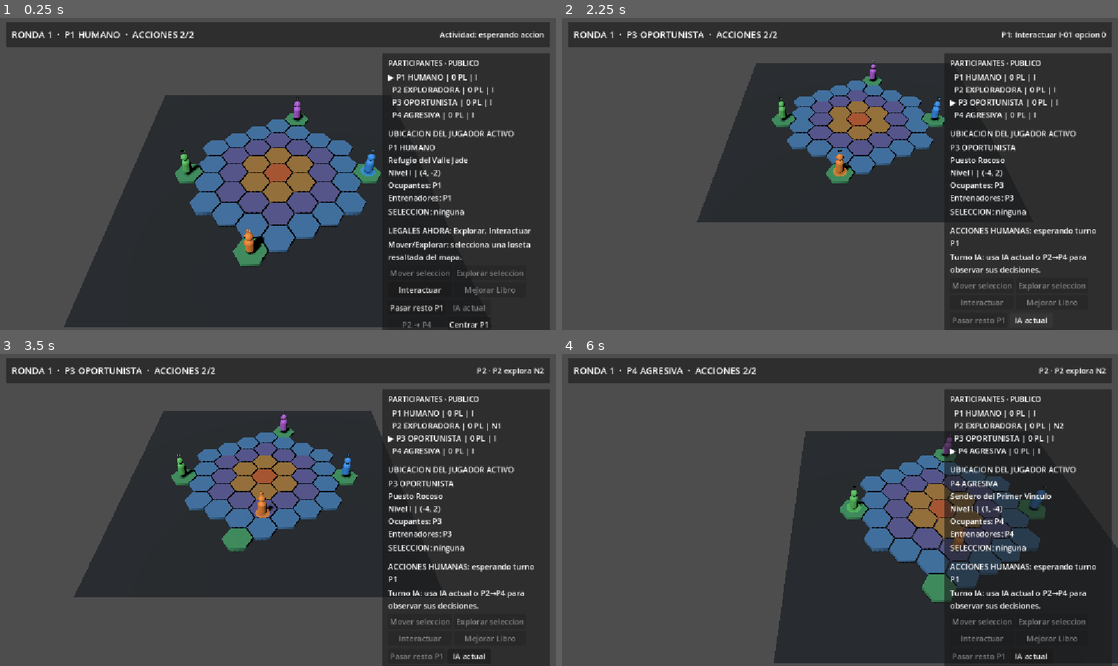
Above: before the commit, frames 1-4 (two rows, left to right).
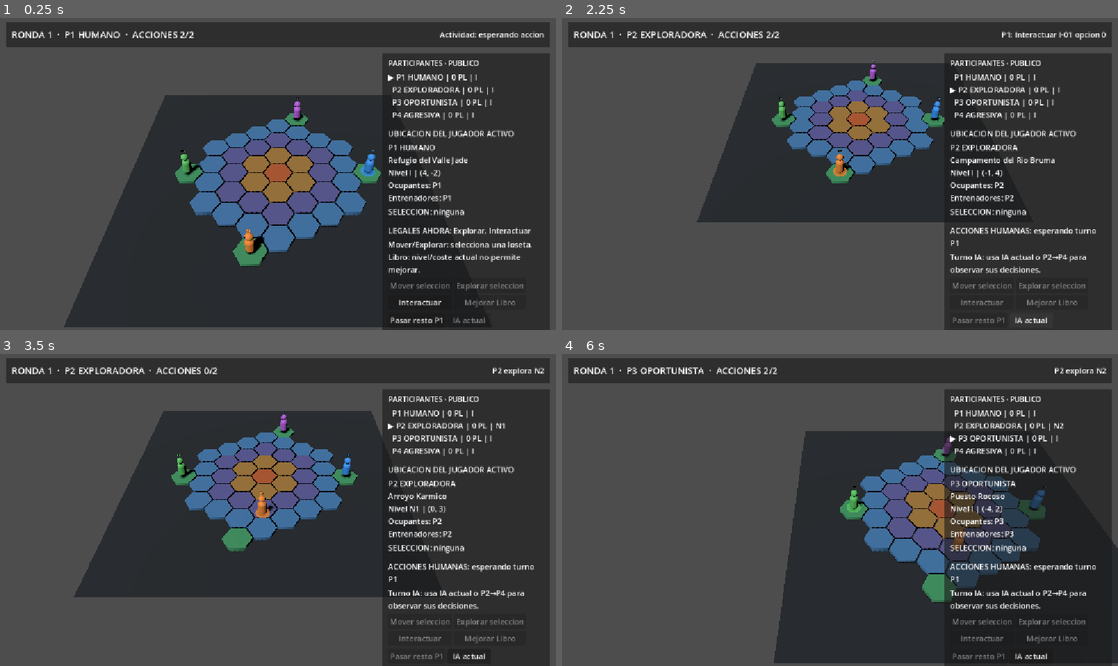
Above: after the commit, the same moments.

Repository: axenoban/Karmany-monsta
Game: Godot game, scene res://scenes/ui/phase_36_match_ux_prototype.tscn
The game is run twice, just before and just after one commit, with the same random seed, the same clock (stepped at 60 frames per second) and the same inputs. This scene is started directly instead of the project's main scene.
Inputs (mouse positions are in pixels of both pictures, inside the frame that each line leads up to):
- Up to frame 1 (0.25 s): no input
- Up to frame 2 (2.25 s): click "Interactuar" at 0.5 s; click "Pasar resto P1" at 1.25 s; click "IA actual" at 2 s
- Up to frame 3 (3.5 s): tap Enter at 2.75 s; move the mouse to (400, 494) at 2.77 s; hold D from 2.78 s (still down); tap M at 2.85 s; click (400, 494) at 2.92 s
- Up to frame 4 (6 s): release D at 3.5 s; drag from (728, 525) to (812, 572) at 3.52 s; move the mouse to (895, 441) at 4.27 s; hold D 4.28-5 s; tap F at 4.35 s; drag from (812, 572) to (673, 463) at 5.02 s; tap Space at 5.75 s; move the mouse to (1006, 556) at 5.77 s; hold A from 5.78 s (still down); tap H at 5.85 s

The runs differ from the first frame. In frame 1, 1.4% of the frame differs, in the area x 69-96%, y 73-100%; in frame 2, 1.4%; in frame 3, 1.5%, in the area x 12-98%, y 4-59%; in frame 4, 1.4%.

Commit message:
fix: keep phase 36 HUD synchronized with visual turn

Diff:
--- a/scripts/ui/phase_36_match_ux_bridge.gd
+++ b/scripts/ui/phase_36_match_ux_bridge.gd
@@ -1,6 +1,8 @@
 class_name KarmanyPhase36MatchUxBridge
 extends Node3D
 
+
+const INVALID_COORD: Vector2i = Vector2i(999, 999)
 
 @onready var phase_35: KarmanyPhase35FourPlayerVisualBridge = $Phase35FourPlayerVisualPrototype
 @onready var turn_label: Label = $Phase36Overlay/TopBar/TopMargin/TopRow/TurnLabel
@@ -21,10 +23,8 @@
 @onready var all_ai_button: Button = $Phase36Overlay/RightPanel/RightMargin/RightVBox/FlowButtons/AllAiButton
 @onready var center_button: Button = $Phase36Overlay/RightPanel/RightMargin/RightVBox/FlowButtons/CenterButton
 
-
 var setup_ok: bool = false
 var _latest_p3_diagnostic: Dictionary = {}
-var _last_action_reason: String = "Selecciona una loseta o una accion disponible."
 var _human_action_busy: bool = false
 
 
@@ -32,11 +32,9 @@
 	if phase_35 == null or not phase_35.setup_ok or phase_35.phase_34 == null:
 		push_error("FASE 36 ERROR: Fase 35 no esta disponible.")
 		return
-
 	var old_overlay := phase_35.get_node_or_null("Phase35Overlay") as CanvasLayer
 	if old_overlay != null:
 		old_overlay.visible = false
-
 	_connect_runtime_signals()
 	_connect_tile_selection()
 	_connect_controls()
@@ -54,7 +52,7 @@
 func get_selected_coord() -> Vector2i:
 	var phase_31 := _get_phase_31()
 	if phase_31 == null or phase_31.selected_tile == null:
-		return Vector2i(999, 999)
+		return INVALID_COORD
 	return phase_31.selected_tile.coord
 
 
@@ -62,7 +60,6 @@
 	var runtime := get_runtime()
 	if runtime == null or not runtime.board_state.has_coord(coord):
 		return "Sin ubicacion valida."
-
 	var level_name: String = KarmanyCanonicalMap41Layout.get_level_short_name(
 		runtime.get_public_level(coord)
 	)
@@ -72,14 +69,13 @@
 			occupants.append(_short_player_id(player.player_id))
 	var occupants_text: String = "ninguno" if occupants.is_empty() else ", ".join(occupants)
 
+	# F35 mantiene una compuerta visual separada de la revelacion logica.
+	# Se usa esa vista publica para no adelantar identidad durante un replay.
+	var presentation_text: String = phase_35.get_public_location_text_for_coord(coord)
 	var identity: String = "OCULTA"
-	var visually_public: bool = phase_35.get_public_location_text_for_coord(coord).find("OCULTA") < 0
-	if visually_public:
+	if not presentation_text.contains("OCULTA"):
 		var tile: KarmanyTileData = runtime.get_public_tile_data(coord)
-		if tile != null:
-			identity = tile.display_name
-		else:
-			identity = "Revelada"
+		identity = tile.display_name if tile != null else "Revelada"
 
 	var public_elements: PackedStringArray = PackedStringArray()
 	if runtime.board_state.has_beast(coord):
@@ -138,7 +134,8 @@
 	var phase_31 := _get_phase_31()
 	if phase_31 == null:
 		return
-	for coord in phase_31.get_level_map().keys():
+	for coord_value in phase_31.get_level_map().keys():
+		var coord: Vector2i = coord_value
 		var tile := phase_31.get_tile_view(coord)
 		if tile != null and not tile.tile_clicked.is_connected(_on_tile_clicked):
 			tile.tile_clicked.connect(_on_tile_clicked)
@@ -176,16 +173,17 @@
 	var runtime := get_runtime()
 	if runtime == null:
 		return
-	var manager := runtime.local_session.turn_manager
-	var active := manager.get_active_player()
-	if active == null:
-		turn_label.text = "Partida sin jugador activo"
-		return
-	var role: String = _player_role(active.player_id)
+	var display_id: StringName = phase_35.get_display_active_player_id()
+	if display_id == &"":
+		var logical_active := runtime.local_session.turn_manager.get_active_player()
+		if logical_active == null:
+			turn_label.text = "Partida sin jugador activo"
+			return
+		display_id = logical_active.player_id
 	turn_label.text = "RONDA %d  ·  %s  ·  ACCIONES %d/%d" % [
-		manager.current_round,
-		role,
-		manager.actions_remaining,
+		phase_35.get_display_round_number(),
+		_player_role(display_id),
+		phase_35.get_display_actions_remaining(),
 		KarmanyTurnManager.ACTIONS_PER_TURN
 	]
 
@@ -194,24 +192,16 @@
 	var runtime := get_runtime()
 	if runtime == null:
 		return
-	var manager := runtime.local_session.turn_manager
-	var active := manager.get_active_player()
+	var display_id: StringName = phase_35.get_display_active_player_id()
 	var lines: PackedStringArray = PackedStringArray()
 	for player in runtime.local_session.players:
 		if player == null:
 			continue
-		var marker: String = "▶" if active == player else " "
+		var marker: String = "▶" if player.player_id == display_id else " "
 		var coord: Vector2i = phase_35.get_visual_coord(player.player_id)
-		var level_name: String = KarmanyCanonicalMap41Layout.get_level_short_name(
-			runtime.get_public_level(coord)
-		)
+		var level_name: String = KarmanyCanonicalMap41Layout.get_level_short_name(runtime.get_public_level(coord))
 		var points: int = runtime.local_session.get_player_legacy_points(player.player_id)
-		lines.append("%s %s | %d PL | %s" % [
-			marker,
-			_player_role(player.player_id),
-			points,
-			level_name
-		])
+		lines.append("%s %s | %d PL | %s" % [marker, _player_role(player.player_id), points, level_name])
 	participants_label.text = "\n".join(lines)
 
 
@@ -219,19 +209,20 @@
 	var runtime := get_runtime()
 	if runtime == null:
 		return
-	var active := runtime.local_session.turn_manager.get_active_player()
-	if active == null:
-		location_label.text = "Sin jugador activo."
+	var display_id: StringName = phase_35.get_display_active_player_id()
+	var display_player := runtime.local_session.get_player_by_id(display_id)
+	if display_player == null:
+		location_label.text = "Sin jugador presentado."
 		return
 	location_label.text = "%s\n%s" % [
-		_player_role(active.player_id),
-		get_location_summary(phase_35.get_visual_coord(active.player_id))
+		_player_role(display_id),
+		get_location_summary(phase_35.get_visual_coord(display_id))
 	]
 
 
 func _refresh_selected() -> void:
 	var selected: Vector2i = get_selected_coord()
-	if selected == Vector2i(999, 999):
+	if selected == INVALID_COORD:
 		selected_label.text = "SELECCION: ninguna"
 		return
 	selected_label.text = "SELECCION\n%s" % get_location_summary(selected)
@@ -243,15 +234,8 @@
 		return
 	var manager := runtime.local_session.turn_manager
 	var active := manager.get_active_player()
-	var human_active: bool = (
-		active != null
-		and runtime.ai_match_controller.is_human_player(active.player_id)
-		and not _human_action_busy
-	)
-	var ai_active: bool = (
-		active != null
-		and runtime.ai_match_controller.is_ai_player(active.player_id)
-	)
+	var human_active: bool = active != null and runtime.ai_match_controller.is_human_player(active.player_id) and not _human_action_busy
+	var ai_active: bool = active != null and runtime.ai_match_controller.is_ai_player(active.player_id)
 
 	move_button.disabled = true
 	explore_button.disabled = true
@@ -264,35 +248,15 @@
 
 	if not human_active:
 		actions_label.text = "ACCIONES HUMANAS: esperando turno P1"
-		action_reason_label.text = (
-			"Turno IA: usa IA actual o P2→P4 para observar sus decisiones."
-			if ai_active else "Esperando estado de partida."
-		)
-		return
-
-	var candidates := KarmanyAiLegalActionGenerator.build_legal_actions(
-		runtime.coordinator,
-		active
-	)
+		action_reason_label.text = "Turno IA: usa IA actual o P2→P4 para observar sus decisiones." if ai_active else "Esperando estado de partida."
+		return
+
+	var candidates := KarmanyAiLegalActionGenerator.build_legal_actions(runtime.coordinator, active)
 	var selected: Vector2i = get_selected_coord()
-	var move_candidate := _find_target_candidate(
-		candidates,
-		KarmanyAiActionCandidate.ActionType.MOVE,
-		selected
-	)
-	var explore_candidate := _find_target_candidate(
-		candidates,
-		KarmanyAiActionCandidate.ActionType.EXPLORE,
-		selected
-	)
-	var interact_candidate := _find_first_candidate(
-		candidates,
-		KarmanyAiActionCandidate.ActionType.INTERACT
-	)
-	var improve_candidate := _find_first_candidate(
-		candidates,
-		KarmanyAiActionCandidate.ActionType.IMPROVE_BOOK
-	)
+	var move_candidate := _find_target_candidate(candidates, KarmanyAiActionCandidate.ActionType.MOVE, selected)
+	var explore_candidate := _find_target_candidate(candidates, KarmanyAiActionCandidate.ActionType.EXPLORE, selected)
+	var interact_candidate := _find_first_candidate(candidates, KarmanyAiActionCandidate.ActionType.INTERACT)
+	var improve_candidate := _find_first_candidate(candidates, KarmanyAiActionCandidate.ActionType.IMPROVE_BOOK)
 
 	move_button.disabled = move_candidate == null
 	explore_button.disabled = explore_candidate == null
@@ -308,17 +272,23 @@
 		available.append("Interactuar")
 	if improve_candidate != null:
 		available.append("Mejorar Libro")
-	actions_label.text = "LEGALES AHORA: %s" % (
-		", ".join(available) if not available.is_empty() else "ninguna"
-	)
-
-	if selected == Vector2i(999, 999):
-		_last_action_reason = "Mover/Explorar: selecciona una loseta resaltada del mapa."
-	elif move_candidate == null and explore_candidate == null:
-		_last_action_reason = "La seleccion actual no es un destino legal para Mover ni Explorar."
+	actions_label.text = "LEGALES AHORA: %s" % (", ".join(available) if not available.is_empty() else "ninguna")
+
+	var reasons: PackedStringArray = PackedStringArray()
+	if selected == INVALID_COORD:
+		reasons.append("Mover/Explorar: selecciona una loseta.")
 	else:
-		_last_action_reason = "Seleccion valida: elige la accion habilitada."
-	action_reason_label.text = _last_action_reason
+		if move_candidate == null:
+			reasons.append("Mover: destino seleccionado no legal.")
+		if explore_candidate == null:
+			reasons.append("Explorar: destino seleccionado no legal.")
+	if interact_candidate == null:
+		reasons.append("Interactuar: no hay Uso posterior legal aqui.")
+	if improve_candidate == null:
+		reasons.append("Libro: nivel/coste actual no permite mejorar.")
+	if reasons.is_empty():
+		reasons.append("Seleccion valida: elige una accion habilitada.")
+	action_reason_label.text = " ".join(reasons)
 
 
 func _refresh_p3_debug() -> void:
@@ -336,14 +306,11 @@
 	if utility_value is Dictionary:
 		var utility: Dictionary = utility_value
 		var details_value: Variant = utility.get("resource_details", [])
-		if details_value is Array and not details_value.is_empty():
-			var detail_value: Variant = details_value[0]
-			if detail_value is Dictionary:
-				var detail: Dictionary = detail_value
-				marginal_text = "%.2f (objetivo %d)" % [
-					float(detail.get("value", 0.0)),
-					int(detail.get("target", 0))
-				]
+		if details_value is Array:
+			var details: Array = details_value
+			if not details.is_empty() and details[0] is Dictionary:
+				var detail: Dictionary = details[0]
+				marginal_text = "%.2f (objetivo %d)" % [float(detail.get("value", 0.0)), int(detail.get("target", 0))]
 	p3_debug_label.text = "DEBUG P3 OPORTUNISTA\n%s\nscore %.2f | penalizacion %.2f\nMR %d → %d | valor marginal %s" % [
 		String(_latest_p3_diagnostic.get("action_label", "sin accion")),
 		score,
@@ -370,7 +337,6 @@
 	else:
 		candidate = _find_first_candidate(candidates, action_type)
 	if candidate == null:
-		_last_action_reason = "La accion solicitada no es legal en el estado actual."
 		_refresh_actions()
 		return false
 
@@ -435,17 +401,12 @@
 		return String(player_id)
 	if runtime.ai_match_controller.is_human_player(player_id):
 		return "%s HUMANO" % _short_player_id(player_id)
-	return "%s %s" % [
-		_short_player_id(player_id),
-		runtime.ai_match_controller.get_ai_profile_name(player_id).to_upper()
-	]
+	return "%s %s" % [_short_player_id(player_id), runtime.ai_match_controller.get_ai_profile_name(player_id).to_upper()]
 
 
 func _short_player_id(player_id: StringName) -> String:
 	var text: String = String(player_id)
-	if text.begins_with("player_"):
-		return "P%s" % text.trim_prefix("player_")
-	return text
+	return "P%s" % text.trim_prefix("player_") if text.begins_with("player_") else text
 
 
 func _on_tile_clicked(_tile: KarmanyHexTile3D) -> void:
@@ -469,8 +430,10 @@
 
 
 func _on_visual_action_started(player_id: StringName, action_text: String) -> void:
-	activity_label.text = "%s · %s" % [_short_player_id(player_id), action_text]
+	activity_label.text = action_text if action_text.begins_with(_short_player_id(player_id)) else "%s · %s" % [_short_player_id(player_id), action_text]
 	_refresh_turn()
+	_refresh_participants()
+	_refresh_location()
 
 
 func _on_visual_action_finished(_player_id: StringName, _action_text: String) -> void:
